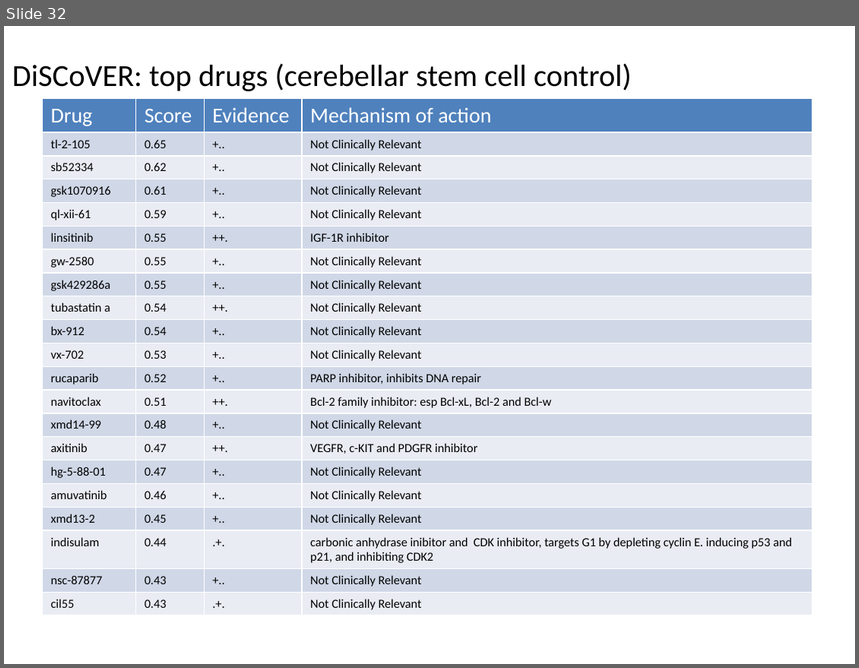
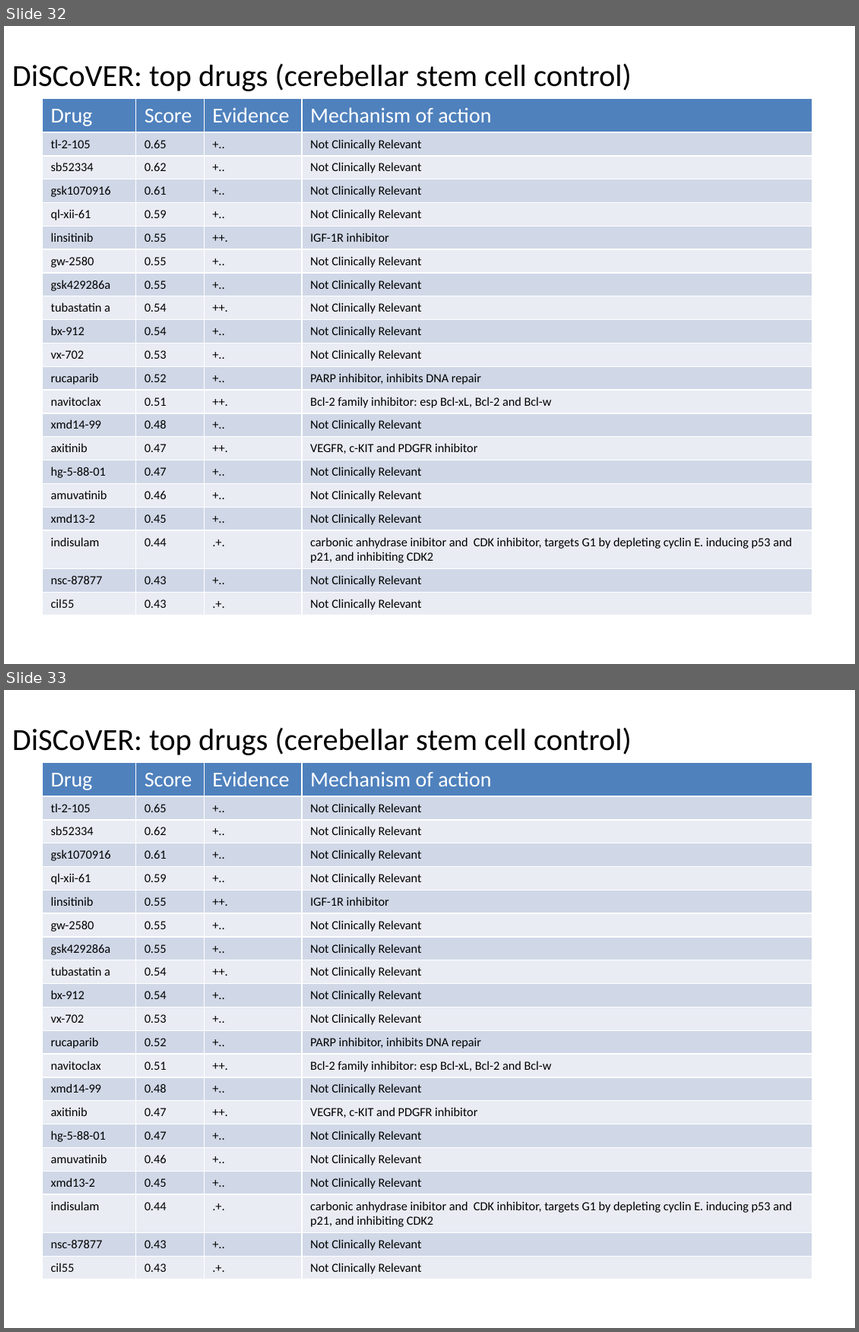
Before and after one commit to edjuaro/pdx-hts, a slide deck: Notebooks/patients/BT084/BT084.mtb_slides.pptx. Shown one above the other, each under a label of ours: slide 32 before the commit, slides 32 and 33 after it. The pictures are 859x668 and 859x1332 pixels, drawn with LibreOffice and Linux fonts; fonts in the diff are those of the drawing. Boxes give left, top, right and bottom in pixels: in the first picture for what was removed or moved away, otherwise in the second. Text is boxed around its words. In the diff, an @@ line names an element or a change of style, - is before the commit and + after.

Commit message:
Discover step now outputs cell line/disease rankings to the patient's directory

```diff
--- a/Notebooks/patients/BT084/BT084.mtb_slides.pptx
+++ b/Notebooks/patients/BT084/BT084.mtb_slides.pptx
@@ slide 33 added at (4, 690, 855, 1328), background #FFFFFF @@
@@ text added at (12, 727, 632, 755), 26 pt, text #000000 @@
+DiSCoVER: top drugs (cerebellar stem cell control)
@@ table added at (42, 762, 813, 1277), 21 rows, 4 columns @@
+Drug | Score | Evidence | Mechanism of action
+tl-2-105 | 0.65 | +.. | Not Clinically Relevant
+sb52334 | 0.62 | +.. | Not Clinically Relevant
+gsk1070916 | 0.61 | +.. | Not Clinically Relevant
+ql-xii-61 | 0.59 | +.. | Not Clinically Relevant
+linsitinib | 0.55 | ++. | IGF-1R inhibitor
+gw-2580 | 0.55 | +.. | Not Clinically Relevant
+gsk429286a | 0.55 | +.. | Not Clinically Relevant
+tubastatin a | 0.54 | ++. | Not Clinically Relevant
+bx-912 | 0.54 | +.. | Not Clinically Relevant
+vx-702 | 0.53 | +.. | Not Clinically Relevant
+rucaparib | 0.52 | +.. | PARP inhibitor, inhibits DNA repair
+navitoclax | 0.51 | ++. | Bcl-2 family inhibitor: esp Bcl-xL, Bcl-2 and Bcl-w
+xmd14-99 | 0.48 | +.. | Not Clinically Relevant
+axitinib | 0.47 | ++. | VEGFR, c-KIT and PDGFR inhibitor
+hg-5-88-01 | 0.47 | +.. | Not Clinically Relevant
+amuvatinib | 0.46 | +.. | Not Clinically Relevant
+xmd13-2 | 0.45 | +.. | Not Clinically Relevant
+indisulam | 0.44 | .+. | carbonic anhydrase inibitor and CDK inhibitor, targets G1 by depleting cyclin E. inducing p53 and p21, and inhibiting CDK2
+nsc-87877 | 0.43 | +.. | Not Clinically Relevant
+cil55 | 0.43 | .+. | Not Clinically Relevant
```
Also in this commit, not shown: 47 other files.
